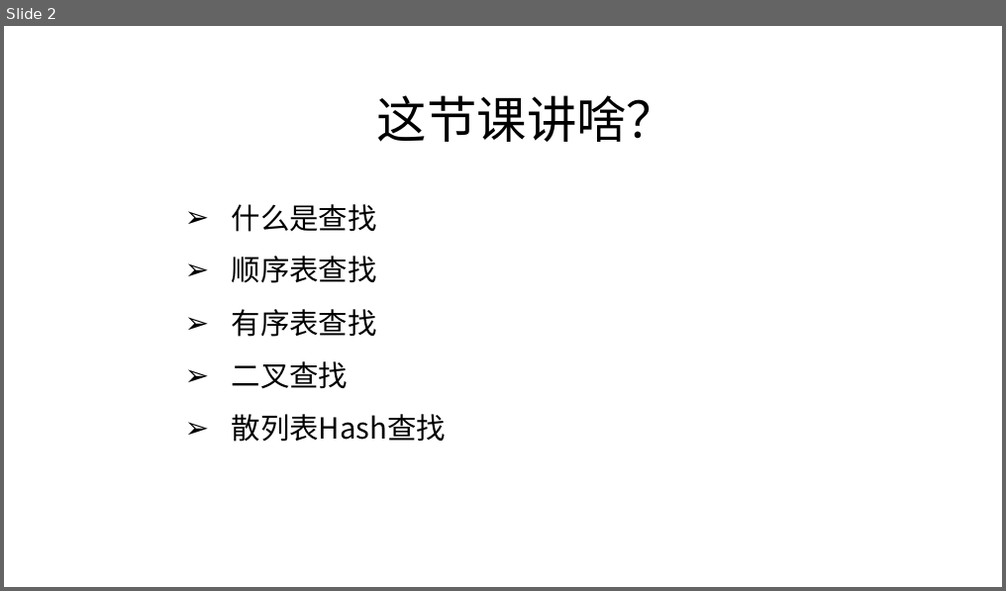
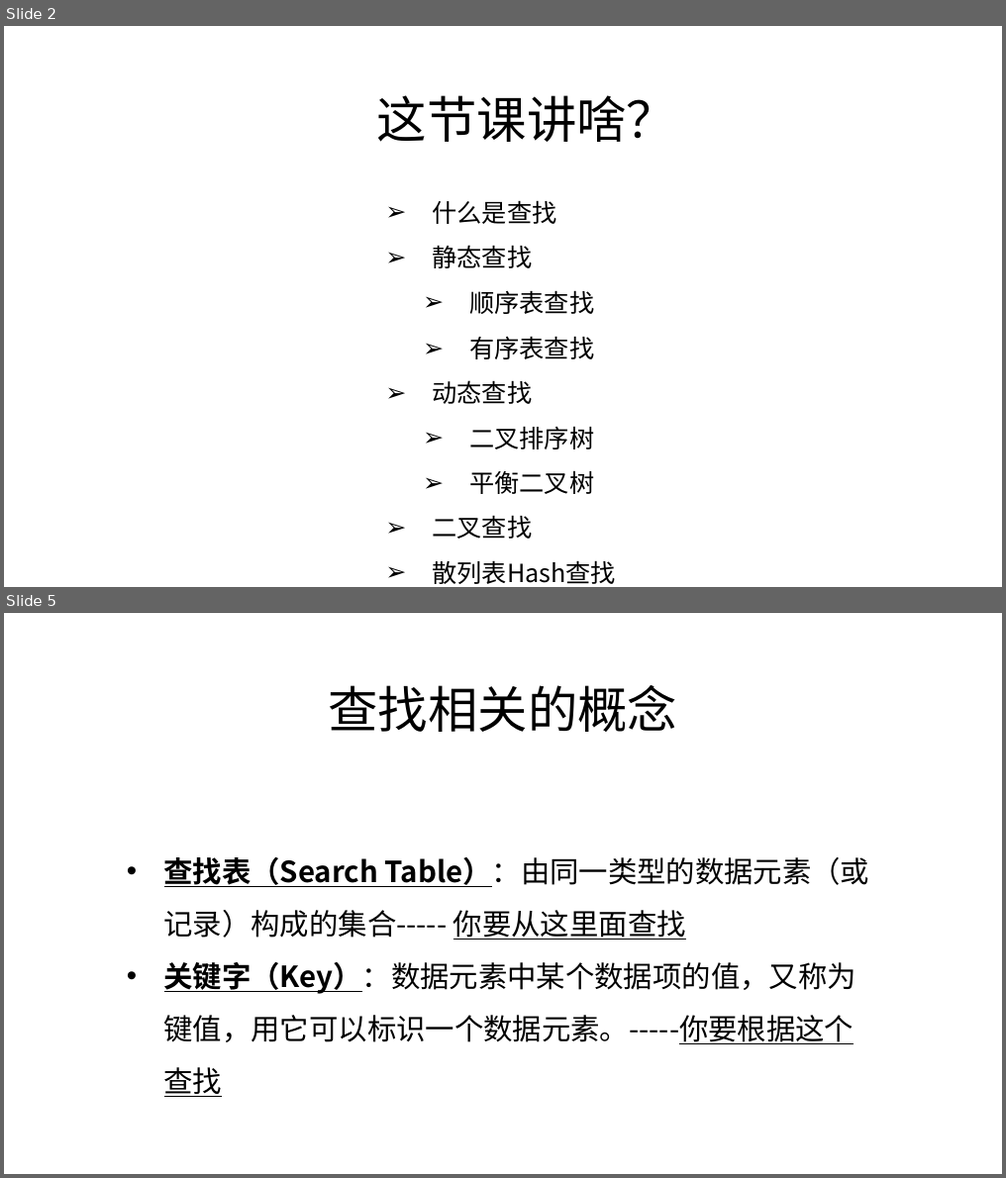
Before and after one commit to zjyesir/hmc_data_structure, a slide deck: ppt/8 查找.pptx. Shown one above the other, each under a label of ours: slide 2 before the commit, slides 2 and 5 after it; the slides between them are not shown. The pictures are 1006x591 and 1006x1178 pixels, drawn with LibreOffice and Linux fonts; fonts in the diff are those of the drawing; background and template pictures are left out. Boxes give left, top, right and bottom in pixels: in the first picture for what was removed or moved away, otherwise in the second. Text is boxed around its words. In the diff, an @@ line names an element or a change of style, - is before the commit and + after.

Commit message:
查找 1/3部分完成

```diff
--- a/ppt/8 查找.pptx
+++ b/ppt/8 查找.pptx
@@ slide 5 added at <box>4,613,1002,1174</box>, background picture (left out) @@
@@ text added at <box>329,685,678,732</box>, 48 pt, text #000000 @@
+查找相关的概念
@@ text added at <box>164,858,870,1097</box>, 28 pt, text #000000 @@
+• 查找表（Search Table）：由同一类型的数据元素（或记录）构成的集合----- 你要从这里面查找
+• 关键字（Key）：数据元素中某个数据项的值，又称为键值，用它可以标识一个数据元素。-----你要根据这个查找
@@ slide 2 changed as well @@
@@ text "什么是查找": place and size @@
-text "什么是查找" at <box>232,204,446,442</box>
+text "什么是查找" at <box>433,200,617,584</box>
@@ text at <box>433,200,617,584</box>: size 28 to 24 pt in "什么是查找", "顺序表查找", "有序表查找", "二叉查找" and 1 more places; list level 1 to 2 in "顺序表查找"; list level 1 to 2 in "有序表查找" @@
@@ text at <box>433,245,533,269</box>: paragraph added @@
+➢ 静态查找
@@ text at <box>433,380,594,494</box>: paragraphs added @@
+➢ 动态查找
+  ➢ 二叉排序树
+  ➢ 平衡二叉树
```
Also in this commit, not shown: 4 other slides changed, 19 other slides added, 2 slides removed, 4 other files.
